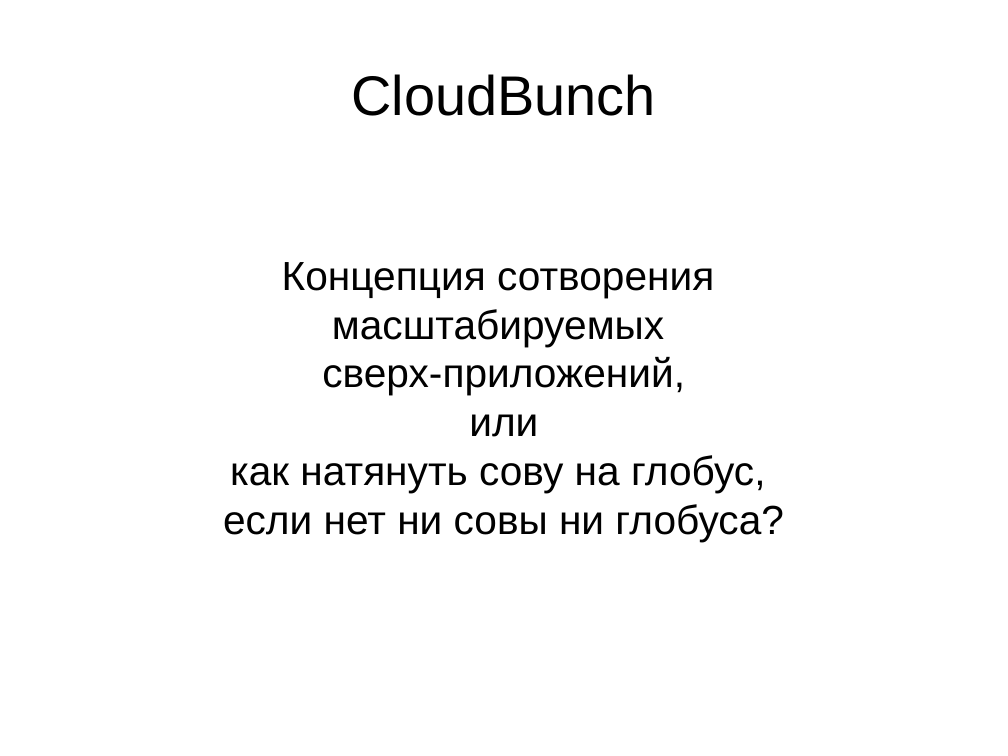
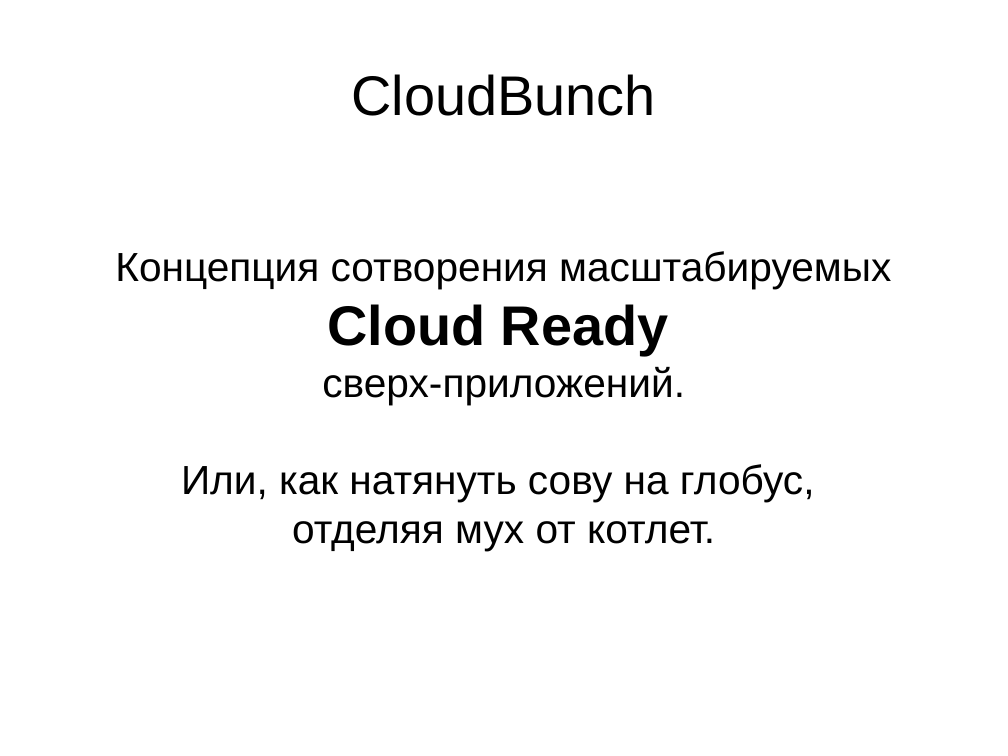
Before and after one commit to krieven/Stacker, a slide deck: slide 1 of conception/presentation1.odp. Drawn at 1008x756 pixels with LibreOffice and Linux fonts; fonts in the diff are those of the drawing. Boxes give left, top, right and bottom in pixels: in the first picture for what was removed or moved away, otherwise in the second. Text is boxed around its words. In the diff, an @@ line names an element or a change of style, - is before the commit and + after.

```diff
--- a/conception/presentation1.odp
+++ b/conception/presentation1.odp
@@ subtitle at (115, 251, 891, 551): text changed @@
-Концепция сотворения
-масштабируемых
-сверх-приложений,
-или
-как натянуть сову на глобус,
-если нет ни совы ни глобуса?
+Концепция сотворения масштабируемых
+Cloud Ready
+сверх-приложений.
+Или, как натянуть сову на глобус,
+отделяя мух от котлет.
```
Also in this commit, not shown: 9 other slides changed, 3 slides added, 20 other files.
